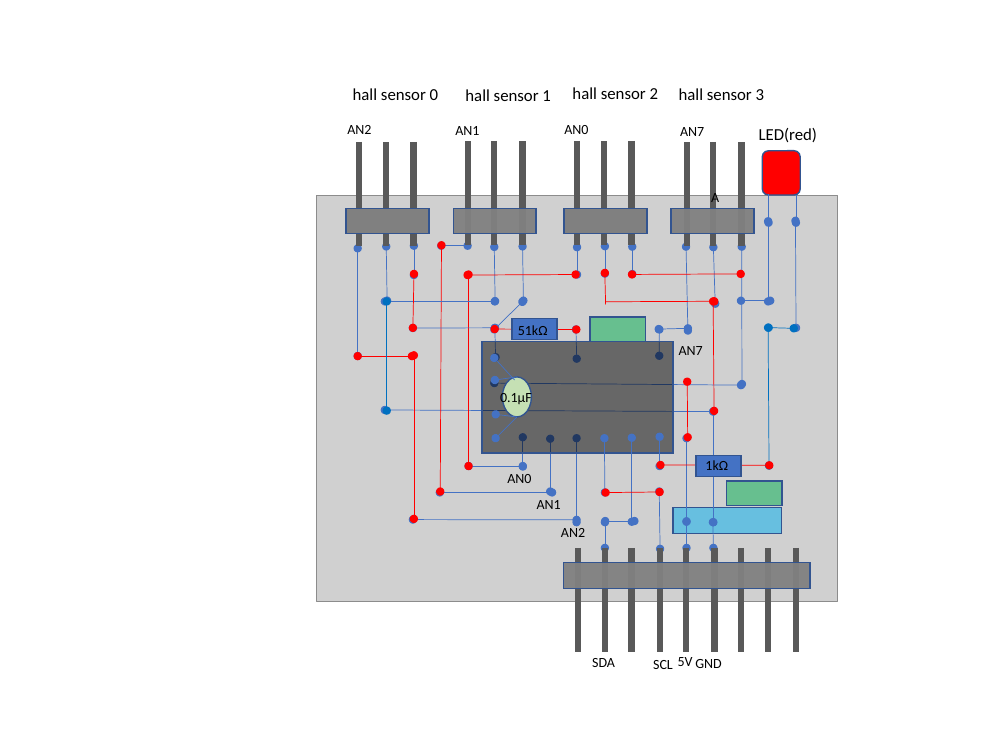
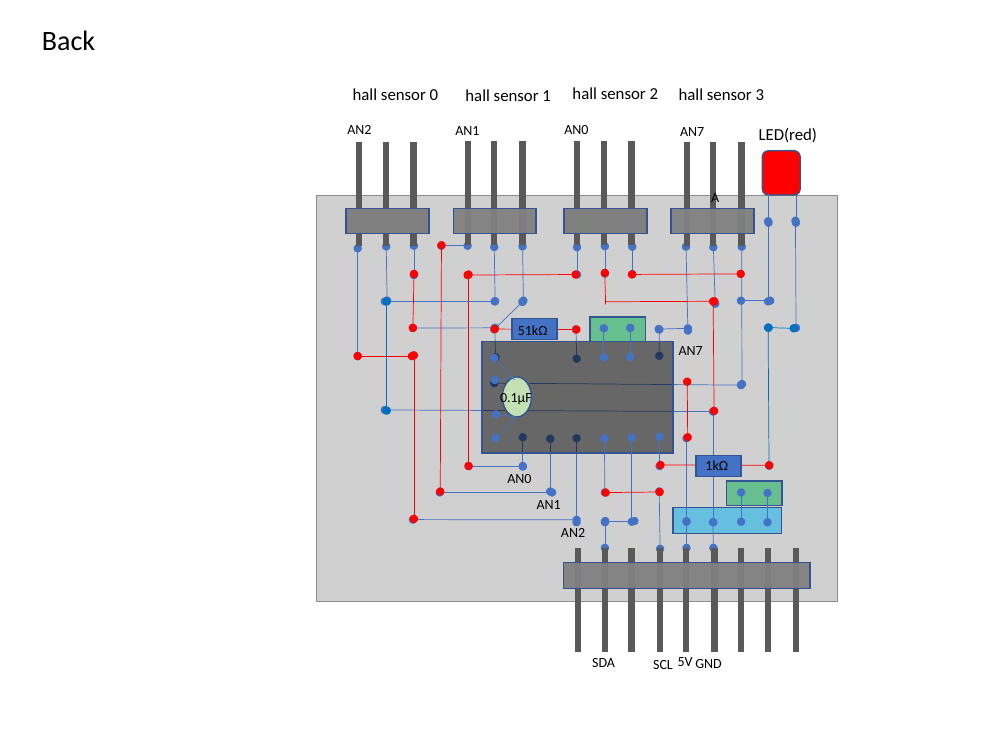
Before and after one commit to araobp/sensor-network, a slide deck: slide 2 of blocks/pic16f1825/position_detector.pptx. Drawn at 1008x756 pixels with LibreOffice and Linux fonts; fonts in the diff are those of the drawing; grey boxes stand for pictures. Boxes give left, top, right and bottom in pixels: in the first picture for what was removed or moved away, otherwise in the second. Text is boxed around its words. In the diff, an @@ line names an element or a change of style, - is before the commit and + after.

```diff
--- a/blocks/pic16f1825/position_detector.pptx
+++ b/blocks/pic16f1825/position_detector.pptx
@@ text added at bbox=[42, 30, 95, 50], 20 pt, text #000000 @@
+Back
@@ double arrow added from (604, 358) to (604, 329), #4472C4 0.5 pt @@
@@ double arrow added from (630, 357) to (630, 328), #4472C4 0.5 pt @@
@@ double arrow added from (741, 522) to (741, 493), #4472C4 0.5 pt @@
@@ double arrow added from (767, 522) to (767, 493), #4472C4 0.5 pt @@
```
Also in this commit, not shown: 1 other slide changed, 1 slide added.
